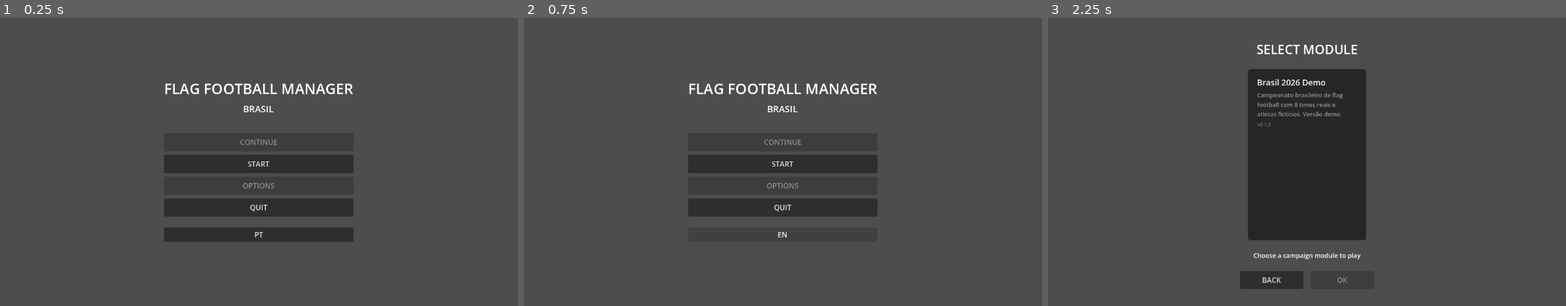
Above: before the commit, frames 1-3 (left to right).
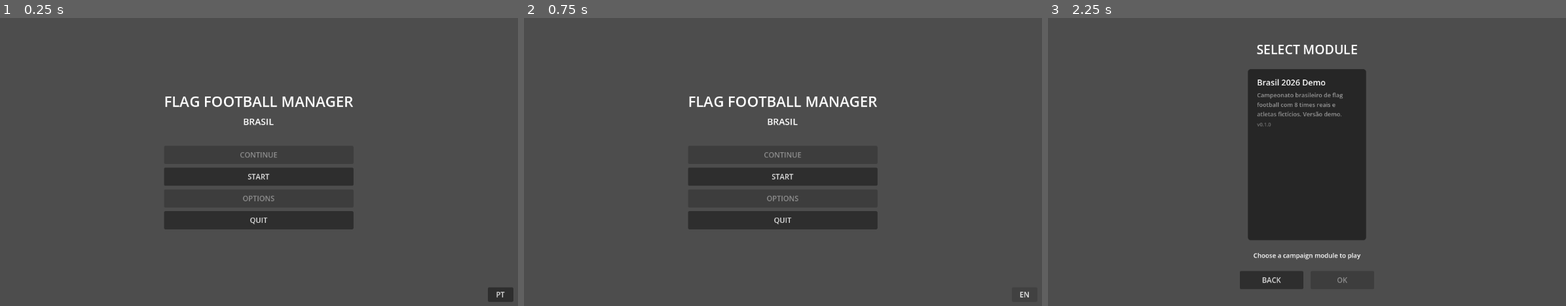
Above: after the commit, the same moments.

Repository: Slaxis/FlagFootballManager
Game: Godot game, scene res://engine/game/game.tscn
The game is run twice, just before and just after one commit, with the same random seed, the same clock (stepped at 60 frames per second) and the same inputs.
Inputs:
- Up to frame 1 (0.25 s): no input
- Up to frame 2 (0.75 s): click "PT" at 0.5 s
- Up to frame 3 (2.25 s): click "EN" at 1.25 s; click "START" at 2 s

The runs differ from the first frame. In frame 1, 6.0% of the frame differs, in the area x 31-100%, y 22-99%; in frame 2, 4.3%; in frame 3, nothing differs.

Commit message:
fix: move lang button to bottom-right corner of title screen
Anchored to bottom-right instead of being part of the menu VBox.

Co-Authored-By: Claude Opus 4.6 (1M context) <noreply@anthropic.com>

Diff:
--- a/game/modules/brasil_2026/ui/main_menu/main_menu.gd
+++ b/game/modules/brasil_2026/ui/main_menu/main_menu.gd
@@ -2,7 +2,7 @@
 
 @onready var btn_start: Button = $Center/VBox/BtnStart
 @onready var btn_quit: Button = $Center/VBox/BtnQuit
-@onready var btn_lang: Button = $Center/VBox/BtnLang
+@onready var btn_lang: Button = $BtnLang
 
 func _ready() -> void:
 	btn_start.pressed.connect(_on_start_pressed)
--- a/game/modules/brasil_2026/ui/main_menu/main_menu.tscn
+++ b/game/modules/brasil_2026/ui/main_menu/main_menu.tscn
@@ -61,11 +61,17 @@
 custom_minimum_size = Vector2(280, 40)
 text = "QUIT"
 
-[node name="LangSpacer" type="Control" parent="Center/VBox"]
-layout_mode = 2
-custom_minimum_size = Vector2(0, 8)
-
-[node name="BtnLang" type="Button" parent="Center/VBox"]
-layout_mode = 2
-custom_minimum_size = Vector2(280, 32)
+[node name="BtnLang" type="Button" parent="."]
+layout_mode = 1
+anchors_preset = 3
+anchor_left = 1.0
+anchor_top = 1.0
+anchor_right = 1.0
+anchor_bottom = 1.0
+offset_left = -72
+offset_top = -44
+offset_right = -16
+offset_bottom = -12
+grow_horizontal = 0
+grow_vertical = 0
 text = "PT"
